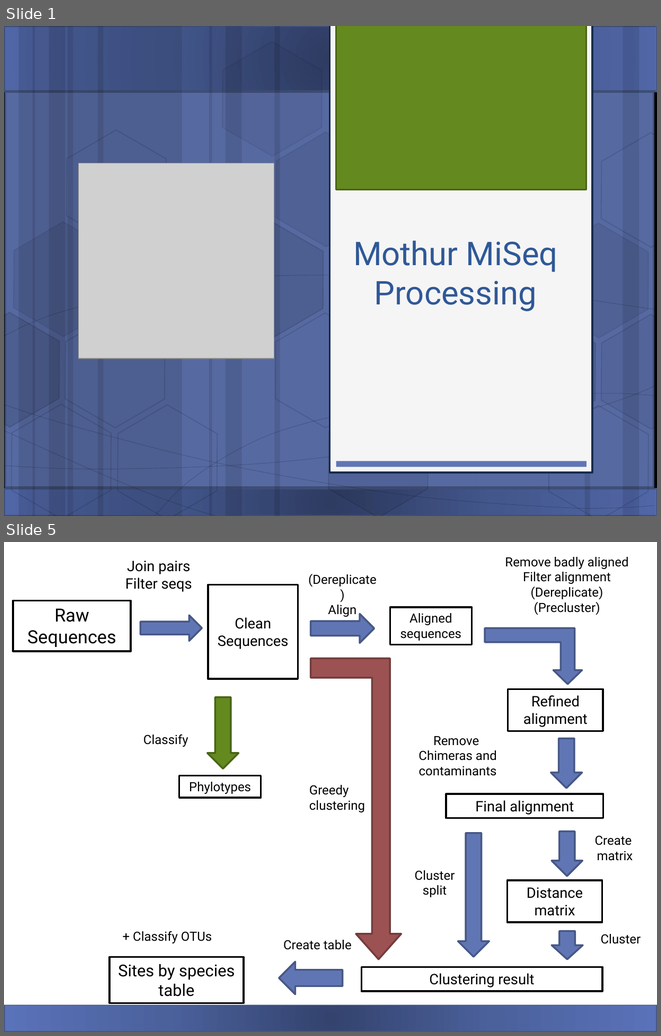
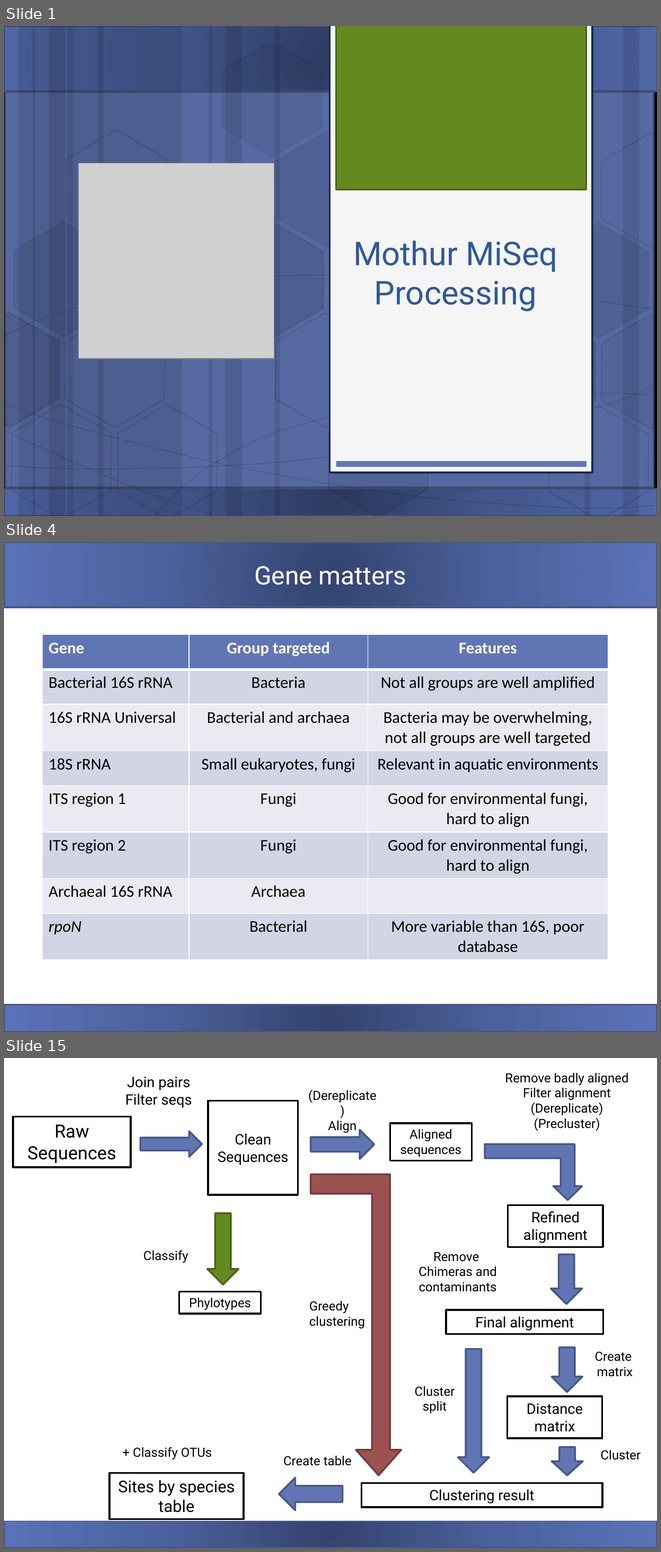
Before and after one commit to carden24/2018_Taller_Genomica_ambiental, a slide deck: W3_16S_analysis.pptx. Shown one above the other, each under a label of ours: slides 1 and 5 before the commit, slides 1, 4 and 15 after it; the slides between them are not shown. The pictures are 661x1036 and 661x1552 pixels, drawn with LibreOffice and Linux fonts; fonts in the diff are those of the drawing; grey boxes stand for pictures. Boxes give left, top, right and bottom in pixels: in the first picture for what was removed or moved away, otherwise in the second. Text is boxed around its words. In the diff, an @@ line names an element or a change of style, - is before the commit and + after.

```diff
--- a/W3_16S_analysis.pptx
+++ b/W3_16S_analysis.pptx
@@ slide 4 added at <box>4,542,657,1032</box>, background #FFFFFF; not listed: 2 template elements that a slide beside it also shows @@
@@ title added at <box>254,566,407,585</box>, 28 pt, text #FFFFFF @@
+Gene matters
@@ table added at <box>42,635,608,954</box>, 8 rows, 3 columns @@
+Gene | Group targeted | Features
+Bacterial 16S rRNA | Bacteria | Not all groups are well amplified
+16S rRNA Universal | Bacterial and archaea | Bacteria may be overwhelming, not all groups are well targeted
+18S rRNA | Small eukaryotes, fungi | Relevant in aquatic environments
+ITS region 1 | Fungi | Good for environmental fungi, hard to align
+ITS region 2 | Fungi | Good for environmental fungi, hard to align
+Archaeal 16S rRNA | Archaea | 
+rpoN | Bacterial | More variable than 16S, poor database
@@ what was slide 5 is now slide 15 @@
```
Also in this commit, not shown: 3 slides changed, 11 other slides added, 10 other files.
